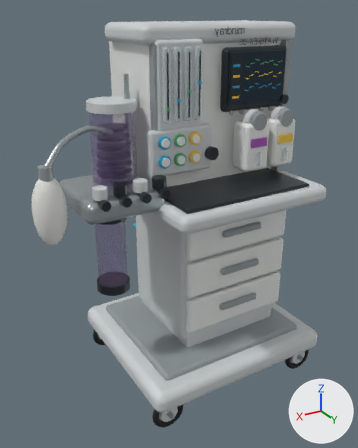
The glTF model WATO_EX35_simplified_2025.glb, before and after one commit.
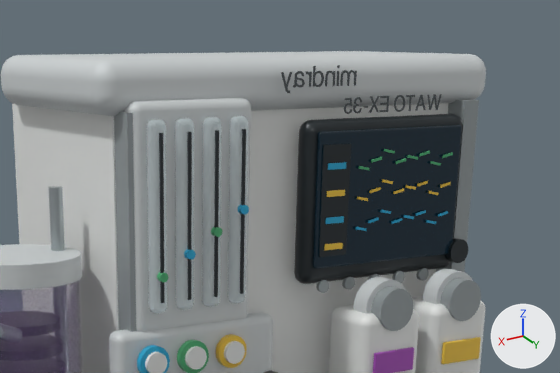
Each version is shown whole from a 50 mm lens placed at (1.014, 1.526, 1.446), pointed at (0.113, 0.025, 0.695), then close up on the part from 29% to 91% of the width and 0% to 33% of the height. Arrows for +X, +Y and +Z are at lower right; the lights stay in place. The older version's two pictures come first. Where no turn or scale is listed for an object, it has been applied to the vertices.

Script lines for the objects in view, before the commit:
```python
me_mesh_147 = bpy.data.meshes.new('Mesh_147')
me_mesh_147.from_pydata(...)  # 570 vertices, 1116 faces; spans x 0.0..0.1208, y -0.001..0.0, z -0.007..0.0253
me_mesh_147.materials.append(mat_grey_lettering)  # dark grey #4a5255
me_mesh_148 = bpy.data.meshes.new('Mesh_148')
me_mesh_148.from_pydata(...)  # 476 vertices, 924 faces; spans x 0.0..0.167, y -0.001..0.0, z -0.001..0.021
me_mesh_148.materials.append(mat_grey_lettering)  # dark grey #4a5255
me_mesh_40 = bpy.data.meshes.new('Mesh_40')
me_mesh_40.from_pydata(...)  # 296 vertices, 588 faces; spans x -0.123..0.123, y -0.004..0.004, z -0.089..0.089
me_mesh_40.materials.append(mat_screen)  # black #07141e
ob_display_active_area = bpy.data.objects.new('DISPLAY_ACTIVE_AREA', me_mesh_40)
ob_display_active_area.location = (-0.155, 0.112, 1.23)
ob_label_mindray = bpy.data.objects.new('LABEL_MINDRAY', me_mesh_147)
ob_label_mindray.location = (-0.095, 0.104, 1.374)
ob_label_model = bpy.data.objects.new('LABEL_MODEL', me_mesh_148)
ob_label_model.location = (-0.239, 0.112, 1.34)
# also in view: 'VAPORIZER_RIGHT_BODY' at (-0.25, 0.135, 0.995); 'FLOW_TUBE_2' at (0.175, 0.114, 1.225); 'VAPORIZER_LEFT_DIAL_CAP' at (-0.125, 0.166, 1.087); 'GAS_GAUGE_2_RIM' at (0.165, 0.118, 1.045); 'VAPORIZER_LEFT_DIAL' at (-0.125, 0.147, 1.087)
```
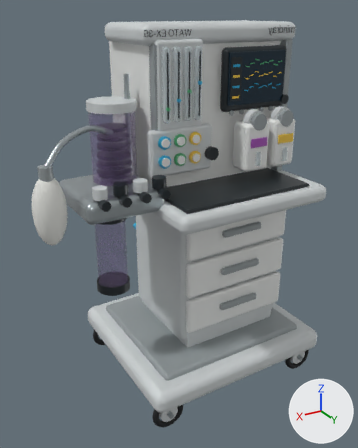
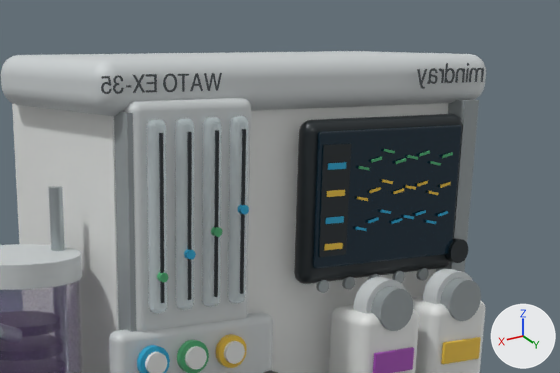
Boxes (x1, y1, x2, y2) around the edits, measured in the close-ups (560 x 373 px):
'LABEL_MODEL', moved: before (344, 94, 442, 114); after (101, 73, 222, 94)
'LABEL_MINDRAY', moved: before (281, 65, 357, 93); after (417, 63, 484, 89)

The change, as a diff of the scene's bpy script:
```diff
--- a/WATO_EX35_simplified_2025.glb.py
+++ b/WATO_EX35_simplified_2025.glb.py
@@ ob_label_mindray @@
 ob_label_mindray = bpy.data.objects.new('LABEL_MINDRAY', me_mesh_147)
-ob_label_mindray.location = (-0.095, 0.104, 1.374)
+ob_label_mindray.location = (-0.32, 0.104, 1.374)
@@ ob_label_model @@
 ob_label_model = bpy.data.objects.new('LABEL_MODEL', me_mesh_148)
-ob_label_model.location = (-0.239, 0.112, 1.34)
+ob_label_model.location = (0.12, 0.112, 1.373)
```
